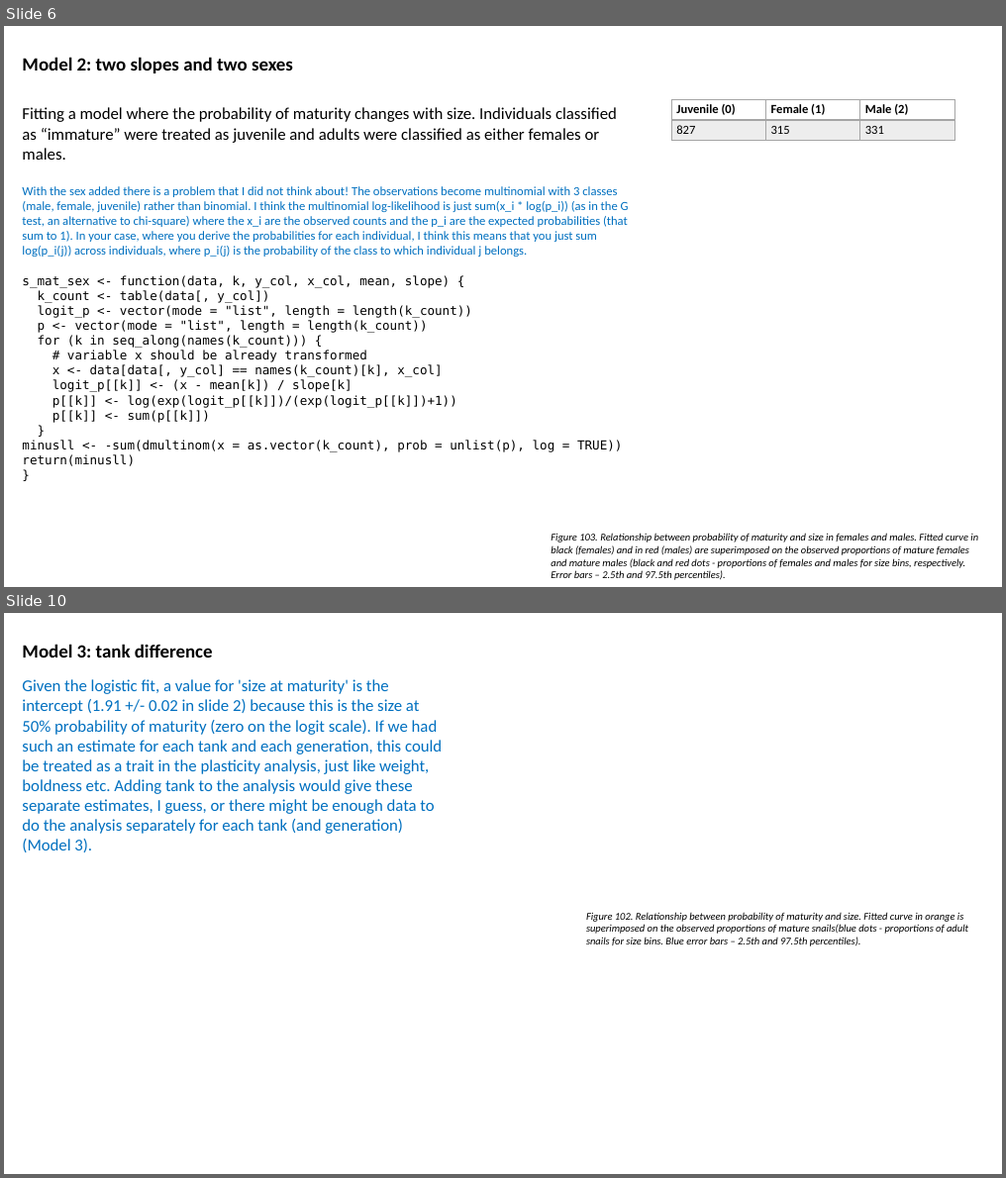
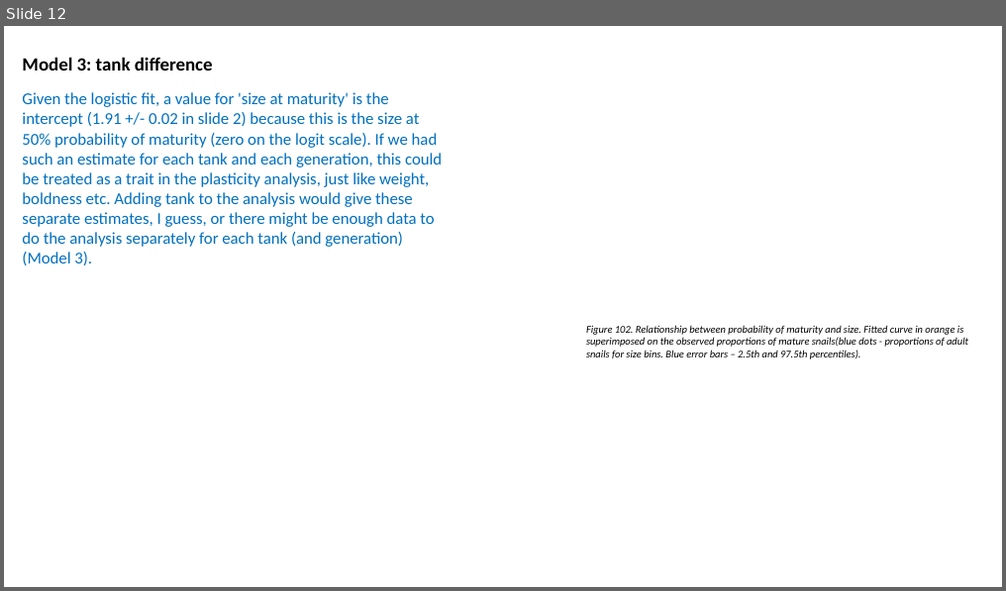
Before and after one commit to sam0per/Littorina_CZ_offspring, a slide deck: docs/Littorina_offspring_size_maturity.pptx. Shown one above the other, each under a label of ours: slides 6 and 10 before the commit, slide 12 after it; the slides between them are not shown. The pictures are 1006x1178 and 1006x591 pixels, drawn with LibreOffice and Linux fonts; fonts in the diff are those of the drawing. Boxes give left, top, right and bottom in pixels: in the first picture for what was removed or moved away, otherwise in the second. Text is boxed around its words. In the diff, an @@ line names an element or a change of style, - is before the commit and + after.

Commit message:
size at maturity sex and generation models

```diff
--- a/docs/Littorina_offspring_size_maturity.pptx
+++ b/docs/Littorina_offspring_size_maturity.pptx
@@ slide 6 removed at (x1=4, y1=26, x2=1002, y2=587), background #FFFFFF @@
@@ text removed at (x1=22, y1=57, x2=293, y2=74) @@
-Model 2: two slopes and two sexes
@@ text removed at (x1=22, y1=107, x2=629, y2=467) @@
-Fitting a model where the probability of maturity changes with size. Individuals classified as “immature” were treated as juvenile and adults were classified as either females or males.
-With the sex added there is a problem that I did not think about! The observations become multinomial with 3 classes (male, female, juvenile) rather than binomial. I think the multinomial log-likelihood is just sum(x_i * log(p_i)) (as in the G test, an alternative to chi-square) where the x_i are the observed counts and the p_i are the expected probabilities (that sum to 1). In your case, where you derive the probabilities for each individual, I think this means that you just sum log(p_i(j)) across individuals, where p_i(j) is the probability of the class to which individual j belongs.
-s_mat_sex <- function(data, k, y_col, x_col, mean, slope) {
-k_count <- table(data[, y_col])
-logit_p <- vector(mode = "list", length = length(k_count))
-p <- vector(mode = "list", length = length(k_count))
-for (k in seq_along(names(k_count))) {
-# variable x should be already transformed
-x <- data[data[, y_col] == names(k_count)[k], x_col]
-logit_p[[k]] <- (x - mean[k]) / slope[k]
-p[[k]] <- log(exp(logit_p[[k]])/(exp(logit_p[[k]])+1))
-p[[k]] <- sum(p[[k]])
-}
-minusll <- -sum(dmultinom(x = as.vector(k_count), prob = unlist(p), log = TRUE))
-return(minusll)
-}
@@ table removed at (x1=672, y1=99, x2=954, y2=140), 2 rows, 3 columns @@
-Juvenile (0) | Female (1) | Male (2)
-827 | 315 | 331
@@ text removed at (x1=550, y1=533, x2=978, y2=580) @@
-Figure 103. Relationship between probability of maturity and size in females and males. Fitted curve in black (females) and in red (males) are superimposed on the observed proportions of mature females and mature males (black and red dots - proportions of females and males for size bins, respectively. Error bars – 2.5th and 97.5th percentiles).
@@ what was slide 10 is now slide 12 @@
```
Also in this commit, not shown: 7 slides changed, 4 slides added, 1 other slide removed, 2 other files.
